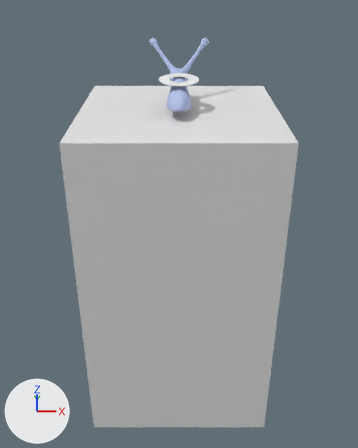
An edit to the Blender file Snail.blend, drawn before and after from the same camera.
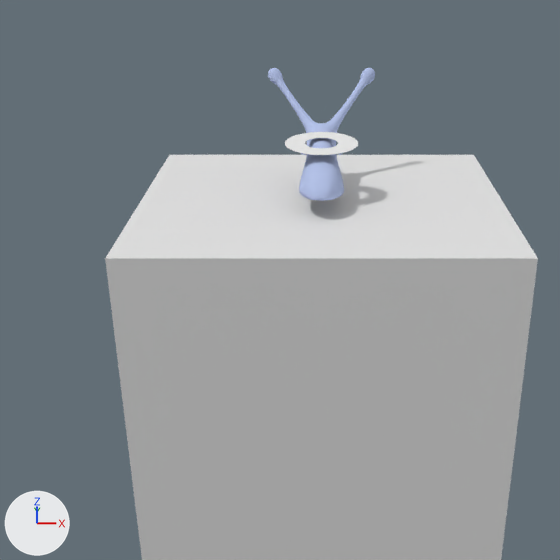
Each version is shown whole from a 50 mm lens placed at (0.0, -49.6, 12.2), pointed at (0.0, 7.6, -19.4), then close up on the part from 0% to 87% of the width and 0% to 69% of the height. The lights are fixed; the arrows at lower left show +X, +Y and +Z.

Names of what the first close-up shows: 'Body', 'Cube', 'Shockwave'.
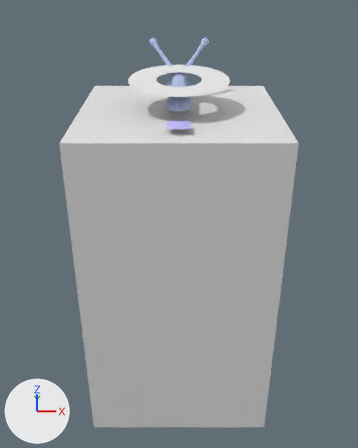
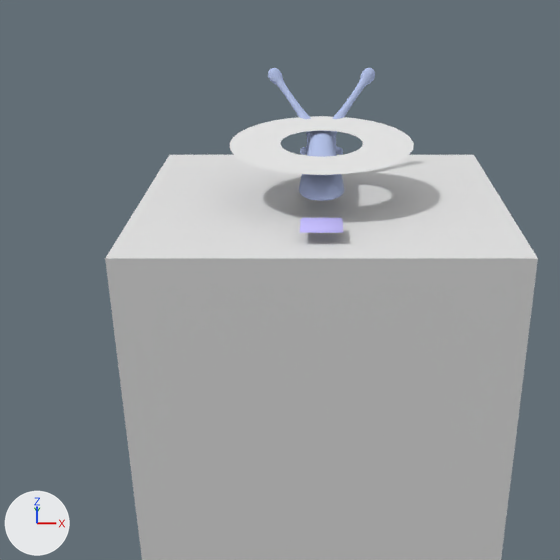
Pixel boxes [x1, y1, x2, y2] of what changed, in the close-ups (560 x 560 px):
'Shockwave', rescaled (150% wider, 150% taller)
    before: [285, 132, 358, 155]
    after: [230, 116, 414, 175]
'Trail', added (blue)
    after: [300, 218, 343, 233]

Edits to the bpy script that builds the scene:
```text
Add mat_slimetrail:
    mat_slimetrail = diffuse_material('SlimeTrail')
    mat_slimetrail.base_color = (0.567, 0.522, 1.0)  # blue #c6bfff
Add me_cube_003:
    me_cube_003.from_pydata([(1.26, 1.26, -0.12), (1.26, -1.26, -0.12), (-1.26, -1.26, -0.12), (-1.26, 1.26, -0.12), (0.0, 0.0, 0.09), (1.14, 1.14, 0.02), (-1.14, 1.14, 0.02), (-1.14, -1.14, 0.02), (1.14, -1.14, 0.02)], [], [(5, 4, 8), (0, 5, 8, 1), (8, 4, 7), (1, 8, 7, 2), (7, 4, 6), (2, 7, 6, 3), (6, 4, 5), (5, 0, 3, 6)])
    me_cube_003.polygons.foreach_set('use_smooth', [True] * 8)
    me_cube_003.materials.append(mat_slimetrail)  # its picture is missing
Change ob_shockwave:
    ob_shockwave.scale: (2.0, 2.0, 2.0) -> (5.0, 5.0, 5.0)
Add ob_trail:
    ob_trail = bpy.data.objects.new('Trail', me_cube_003)
    ob_trail.location = (0.0, -7.0, -1.3)
    ob_trail.scale = (0.831, 0.831, 0.831)
```
